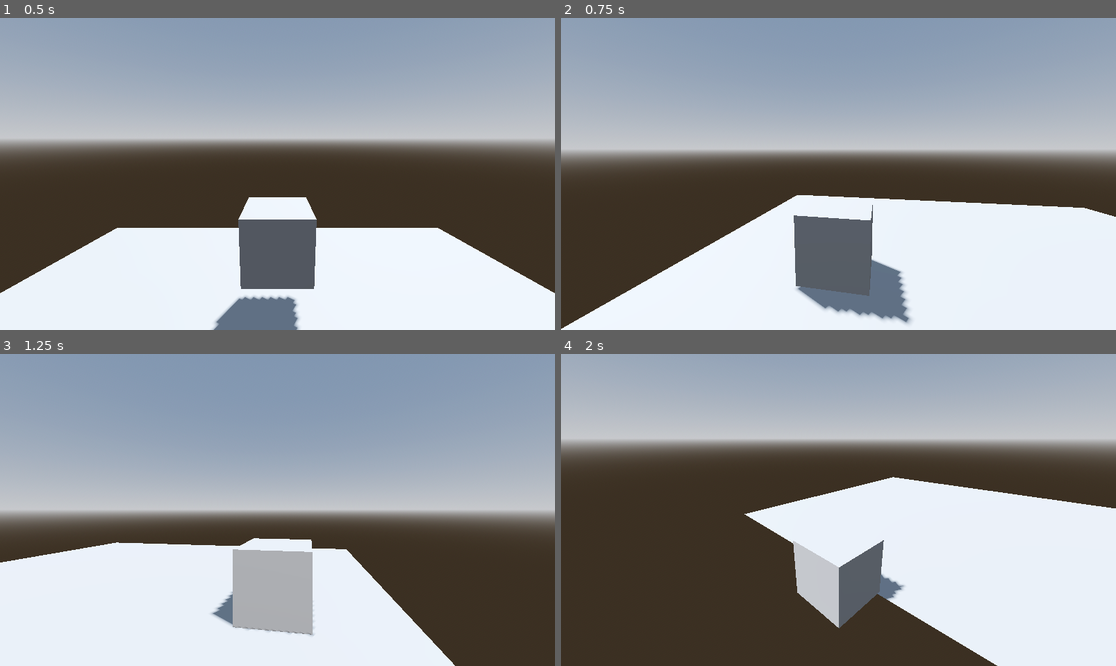
Above: before the commit, frames 1-4 (two rows, left to right).
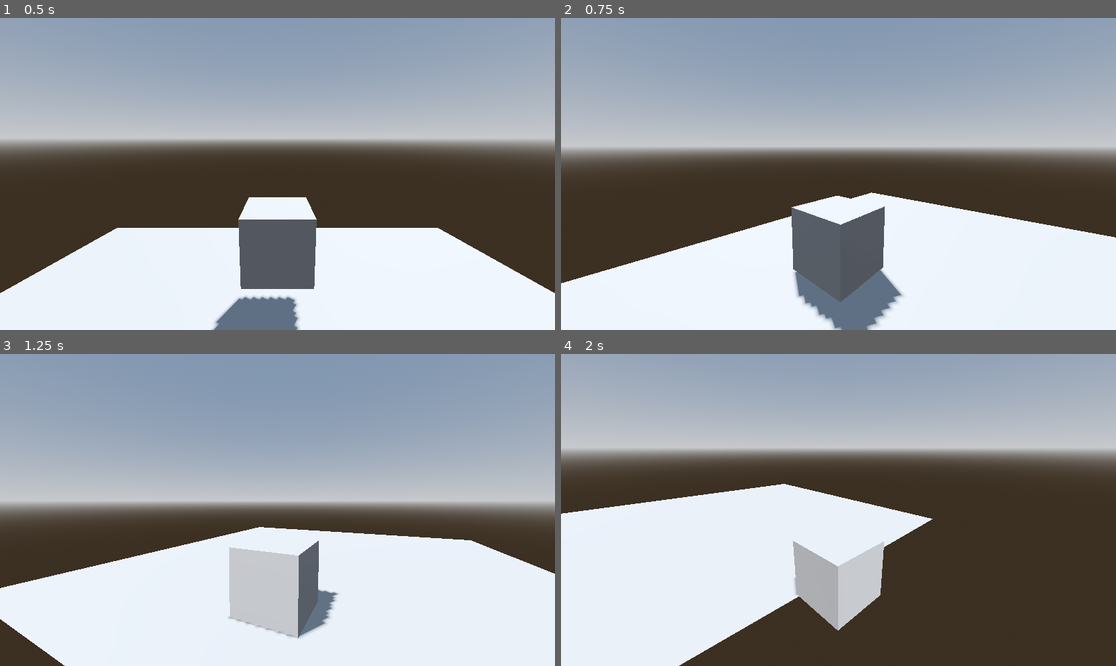
Above: after the commit, the same moments.

Repository: josevab1/TMUWaveSim
Game: Godot game, scene res://Level.tscn
Two runs of this game, one before a commit and one after it. Both use one fixed random seed, a clock stepped at 60 frames per second and the inputs below. After the commit the project has no main scene; this scene is started directly in both runs.
Inputs (mouse positions are in pixels of both pictures, inside the frame that each line leads up to):
- Up to frame 1 (0.5 s): no input
- Up to frame 2 (0.75 s): move the mouse to (866, 174) at 0.52 s; hold W (move_forward, bound only before the commit) from 0.53 s (still down)
- Up to frame 3 (1.25 s): keep holding W (move_forward, bound only before the commit)
- Up to frame 4 (2 s): keep holding W (move_forward, bound only before the commit); move the mouse to (810, 510) at 1.27 s

Frame 1 is identical in both runs. In frame 2, 8.8% of the frame differs, in the area x 0-100%, y 41-100%; in frame 3, 26%; in frame 4, 51%, in the area x 0-100%, y 27-100%.

Commit message:
basic movement #2

Diff:
--- a/player.gd
+++ b/player.gd
@@ -11,8 +11,8 @@
 # Called every frame. 'delta' is the elapsed time since the previous frame.
 func _process(delta: float) -> void:
 	var input := Vector3.ZERO
-	input.x = Input.get_axis("move_left","move_right")
-	input.z = Input.get_axis("move_forward","move_back")
+	input.x = Input.get_axis("ui_left","ui_right")
+	input.z = Input.get_axis("ui_up","ui_down")
 	apply_central_force(input * 1200.0 * delta)
 	if Input.is_action_just_pressed(("ui_cancel")):
 		Input.set_mouse_mode(Input.MOUSE_MODE_VISIBLE)
--- a/project.godot
+++ b/project.godot
@@ -11,34 +11,37 @@
 [application]
 
 config/name="TMUWaveSim"
-run/main_scene="res://Level.tscn"
+run/main_scene="res://environments/pool.tscn"
 config/features=PackedStringArray("4.3", "Forward Plus")
 config/icon="res://icon.svg"
 
-[display]
-
-window/size/viewport_width=1920
-window/size/viewport_height=1080
-
 [input]
 
-move_forward={
+ui_left={
 "deadzone": 0.5,
-"events": [Object(InputEventKey,"resource_local_to_scene":fa …(119 unchanged characters)… ressed":false,"pressed":false,"keycode":0,"physical_keycode":87,"key_label":0,"unicode":119,"location":0,"echo":false,"script":null)
+"events": [Object(InputEventKey,"resource_local_to_scene":fa …(119 unchanged characters)… ressed":false,"pressed":false,"keycode":65,"physical_keycode":0,"key_label":0,"unicode":97,"location":0,"echo":false,"script":null)
+, Object(InputEventJoypadButton,"resource_local_to_scene":false,"resource_name":"","device":0,"button_index":13,"pressure":0.0,"pressed":false,"script":null)
+, Object(InputEventJoypadMotion,"resource_local_to_scene":false,"resource_name":"","device":0,"axis":0,"axis_value":-1.0,"script":null)
 ]
 }
-move_left={
+ui_right={
 "deadzone": 0.5,
-"events": [Object(InputEventKey,"resource_local_to_scene":fa …(119 unchanged characters)… ressed":false,"pressed":false,"keycode":0,"physical_keycode":65,"key_label":0,"unicode":97,"location":0,"echo":false,"script":null)
+"events": [Object(InputEventKey,"resource_local_to_scene":fa …(119 unchanged characters)… ressed":false,"pressed":false,"keycode":68,"physical_keycode":0,"key_label":0,"unicode":100,"location":0,"echo":false,"script":null)
+, Object(InputEventJoypadButton,"resource_local_to_scene":false,"resource_name":"","device":0,"button_index":14,"pressure":0.0,"pressed":false,"script":null)
+, Object(InputEventJoypadMotion,"resource_local_to_scene":false,"resource_name":"","device":0,"axis":0,"axis_value":1.0,"script":null)
 ]
 }
-move_right={
+ui_up={
 "deadzone": 0.5,
-"events": [Object(InputEventKey,"resource_local_to_scene":fa …(119 unchanged characters)… ressed":false,"pressed":false,"keycode":0,"physical_keycode":68,"key_label":0,"unicode":100,"location":0,"echo":false,"script":null)
+"events": [Object(InputEventKey,"resource_local_to_scene":fa …(119 unchanged characters)… ressed":false,"pressed":false,"keycode":87,"physical_keycode":0,"key_label":0,"unicode":119,"location":0,"echo":false,"script":null)
+, Object(InputEventJoypadButton,"resource_local_to_scene":false,"resource_name":"","device":0,"button_index":11,"pressure":0.0,"pressed":false,"script":null)
+, Object(InputEventJoypadMotion,"resource_local_to_scene":false,"resource_name":"","device":0,"axis":1,"axis_value":-1.0,"script":null)
 ]
 }
-move_back={
+ui_down={
 "deadzone": 0.5,
-"events": [Object(InputEventKey,"resource_local_to_scene":fa …(119 unchanged characters)… ressed":false,"pressed":false,"keycode":0,"physical_keycode":83,"key_label":0,"unicode":115,"location":0,"echo":false,"script":null)
+"events": [Object(InputEventKey,"resource_local_to_scene":fa …(119 unchanged characters)… ressed":false,"pressed":false,"keycode":83,"physical_keycode":0,"key_label":0,"unicode":115,"location":0,"echo":false,"script":null)
+, Object(InputEventJoypadButton,"resource_local_to_scene":false,"resource_name":"","device":0,"button_index":12,"pressure":0.0,"pressed":false,"script":null)
+, Object(InputEventJoypadMotion,"resource_local_to_scene":false,"resource_name":"","device":0,"axis":1,"axis_value":1.0,"script":null)
 ]
 }
